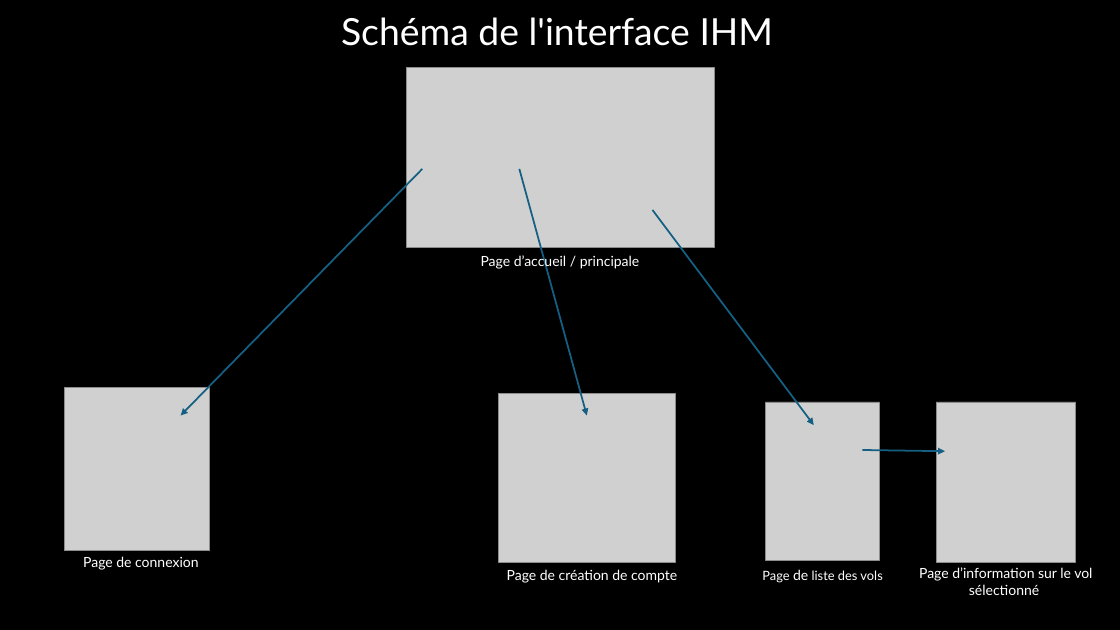
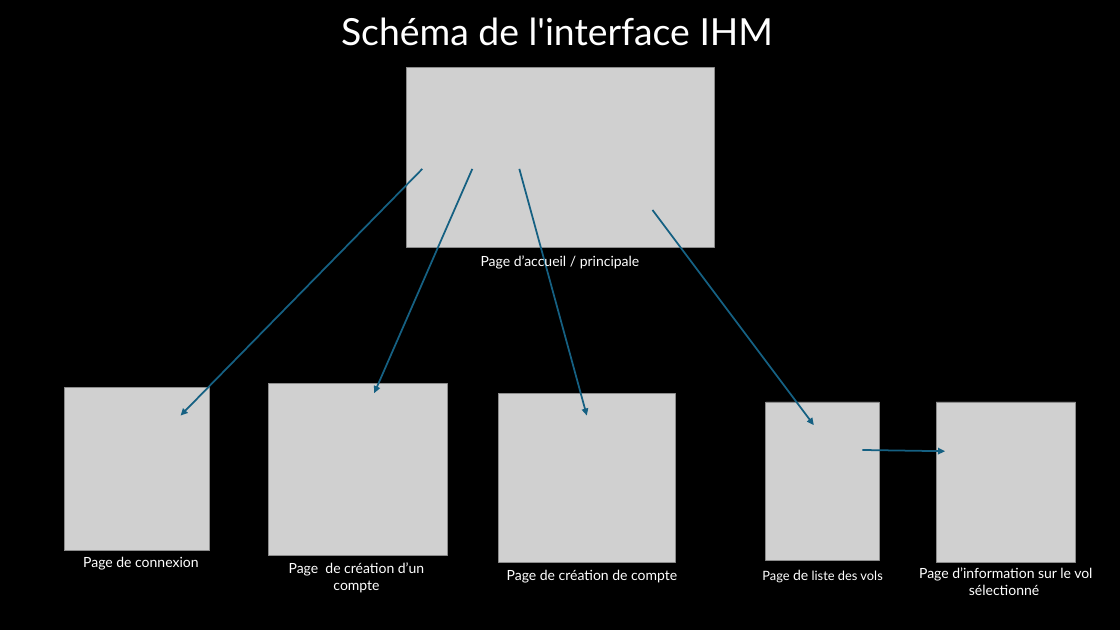
Before and after one commit to MajeurSmith/projet-flight-radar, a slide deck: slide 3 of presentation MAFR.pptx. Drawn at 1120x630 pixels with LibreOffice and Linux fonts; fonts in the diff are those of the drawing; grey boxes stand for pictures. Boxes give left, top, right and bottom in pixels: in the first picture for what was removed or moved away, otherwise in the second. Text is boxed around its words. In the diff, an @@ line names an element or a change of style, - is before the commit and + after.

```diff
--- a/presentation MAFR.pptx
+++ b/presentation MAFR.pptx
@@ arrow added from (472, 169) to (375, 393), #156082 1.5 pt @@
@@ picture added at (x1=268, y1=383, x2=447, y2=555) @@
@@ text added at (x1=289, y1=562, x2=424, y2=593), 12 pt, text #FFFFFF @@
+Page de création d’un compte
```
Also in this commit, not shown: 4 other slides changed, 3 slides added, 2 slides removed, 3 other files.
